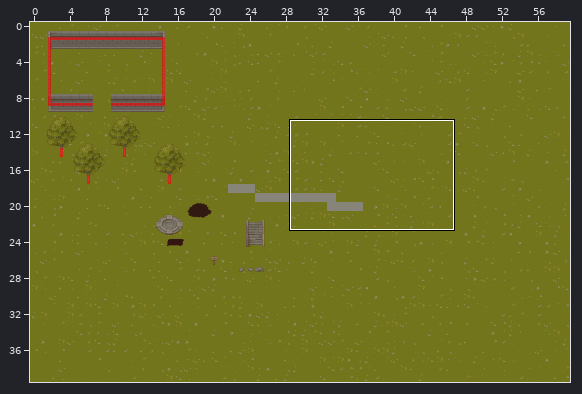
Tiled map (JSON) -- src/tiled/bigWordl.json. Above, an overview of the earlier version with the close-up marked.
Close-up. First the earlier version:
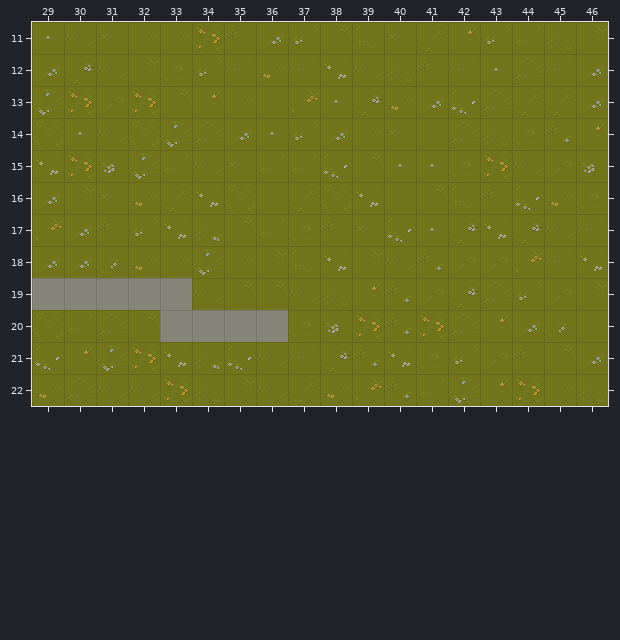
Cells are 32x32 px. Shown: x 29..46, y 11..22. The commit also changed other parts of the map, which this record leaves out.
And afterwards:
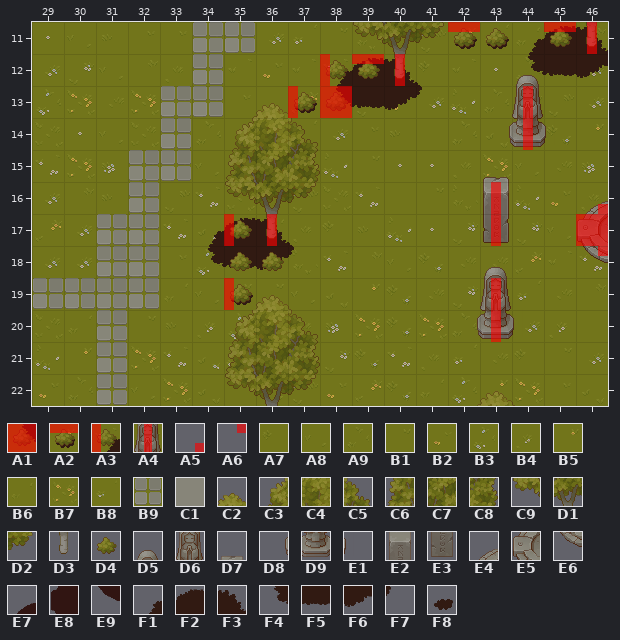
Key: from "ColitionMark": A1 0, A2 1, A3 3, A4 5, A5 7, A6 9; from "Grass": A7 1, A8 11, A9 17, B1 19, B2 20, B3 21, B4 22, B5 23, B6 26, B7 29, B8 30, B9 32; from "Ground": C1 9; from "Plant": C2 6, C3 21, C4 22, C5 23, C6 37, C7 38, C8 39, C9 53, D1 54, D2 55, D3 70, D4 97; from "Props": D5 14, D6 30, D7 39, D8 45, D9 46, E1 47, E2 55, E3 71, E4 139, E5 155, E6 171; from "Shadow": E7 139, E8 155, E9 171; from "ShadowPlant": F1 49, F2 50, F3 51, F4 65, F5 66, F6 67, F7 68, F8 97.
__ is an empty cell.
Tiles of an added or newly shown layer are drawn over the layers below it.
See-through tiles are keyed as they look on the map.
Changes in this commit:
Layer "Grass":
Tile B9 is added in row 19 at x 29 to 32.
Tile B9 replaces tile A7 in row 11 at x 35; in row 17 at x 31.
Tile B9 replaces tile A8 in row 22 at x 31.
Tile B9 replaces tile A9 in row 20 at x 31.
Tile B9 replaces tile B1 in row 13 at x 33.
Tile B9 replaces tile B2 in row 16 at x 32; in row 18 at x 32.
Tile B9 replaces tile B3 in row 14 at x 33; in row 15 at x 32; in row 21 at x 31.
Tile B9 replaces tile B4 in row 18 at x 31.
Tile B9 replaces tile B5 in row 13 at x 34.
Tile B9 replaces tile B6 in row 15 at x 33.
Tile B9 replaces tile B7 in row 11 at x 34.
Tile B9 replaces tile B8 in row 12 at x 34; in row 17 at x 32.
Layer "Shadows":
Tile E7 is added in row 16 at x 46.
Tile E8 is added in row 17 at x 46.
Tile E9 is added in row 18 at x 46.
Tile F1 is added in row 11 at x 44; in row 12 at x 38; in row 17 at x 34.
Tile F2 is added in row 11 at x 45; in row 12 at x 39; in row 17 at x 35.
Tile F3 is added in row 11 at x 46; in row 12 at x 40; in row 17 at x 36.
Tile F4 is added in row 12 at x 44; in row 13 at x 38; in row 18 at x 34.
Tile F5 is added in row 12 at x 45; in row 13 at x 39; in row 18 at x 35.
Tile F6 is added in row 12 at x 46; in row 13 at x 40; in row 18 at x 36.
Tile F7 is added in row 13 at x 41; in row 18 at x 37.
Tile F8 is added in row 11 at x 42 to 43; in row 13 at x 37; in row 19 at x 35.
Layer "Walls":
The edit erases tile C1 in row 19 at x 29 to 33; in row 20 at x 33 to 36.
Layer "Plants":
Tile C2 is added in row 13 at x 36; in row 19 at x 36; in row 22 at x 43.
Tile C3 is added in row 14 at x 35; in row 20 at x 35.
Tile C4 is added in row 14 at x 36; in row 20 at x 36.
Tile C5 is added in row 14 at x 37; in row 20 at x 37.
Tile C6 is added in row 15 at x 35; in row 21 at x 35.
Tile C7 is added in row 15 at x 36; in row 21 at x 36.
Tile C8 is added in row 15 at x 37; in row 21 at x 37.
Tile C9 is added in row 11 at x 39; in row 16 at x 35; in row 22 at x 35.
Tile D1 is added in row 11 at x 40; in row 16 at x 36; in row 22 at x 36.
Tile D2 is added in row 11 at x 41; in row 16 at x 37; in row 22 at x 37.
Tile D3 is added in row 11 at x 46; in row 12 at x 40; in row 17 at x 36.
Tile D4 is added in row 11 at x 42 to 43 and 45; in row 12 at x 38 to 39; in row 13 at x 37 to 38; in row 17 at x 35; in row 18 at x 35 to 36; in row 19 at x 35.
Layer "extras" (added):
Tile D5 is added in row 12 at x 44; in row 18 at x 43.
Tile D6 is added in row 13 at x 44; in row 19 at x 43.
Tile D7 is added in row 15 at x 43.
Tile D8 is added in row 14 at x 43; in row 20 at x 42.
Tile D9 is added in row 14 at x 44; in row 20 at x 43.
Tile E1 is added in row 14 at x 45; in row 20 at x 44.
Tile E2 is added in row 16 at x 43.
Tile E3 is added in row 17 at x 43.
Tile E4 is added in row 16 at x 46.
Tile E5 is added in row 17 at x 46.
Tile E6 is added in row 18 at x 46.
Layer "Collictions":
Tile A1 is added in row 13 at x 38; in row 17 at x 46.
Tile A2 is added in row 11 at x 42 and 45; in row 12 at x 39.
Tile A3 is added in row 12 at x 38; in row 13 at x 37; in row 17 at x 35; in row 19 at x 35.
Tile A4 is added in row 11 at x 46; in row 12 at x 40; in rows 13 to 14 at x 44; in row 16 at x 43; in row 17 at x 36 and 43; in rows 19 to 20 at x 43.
Tile A5 is added in row 16 at x 46.
Tile A6 is added in row 18 at x 46.
Where, in picture pixels (left, top, right, bottom), the same in both close-ups:
changed: (32, 22, 608, 406)
